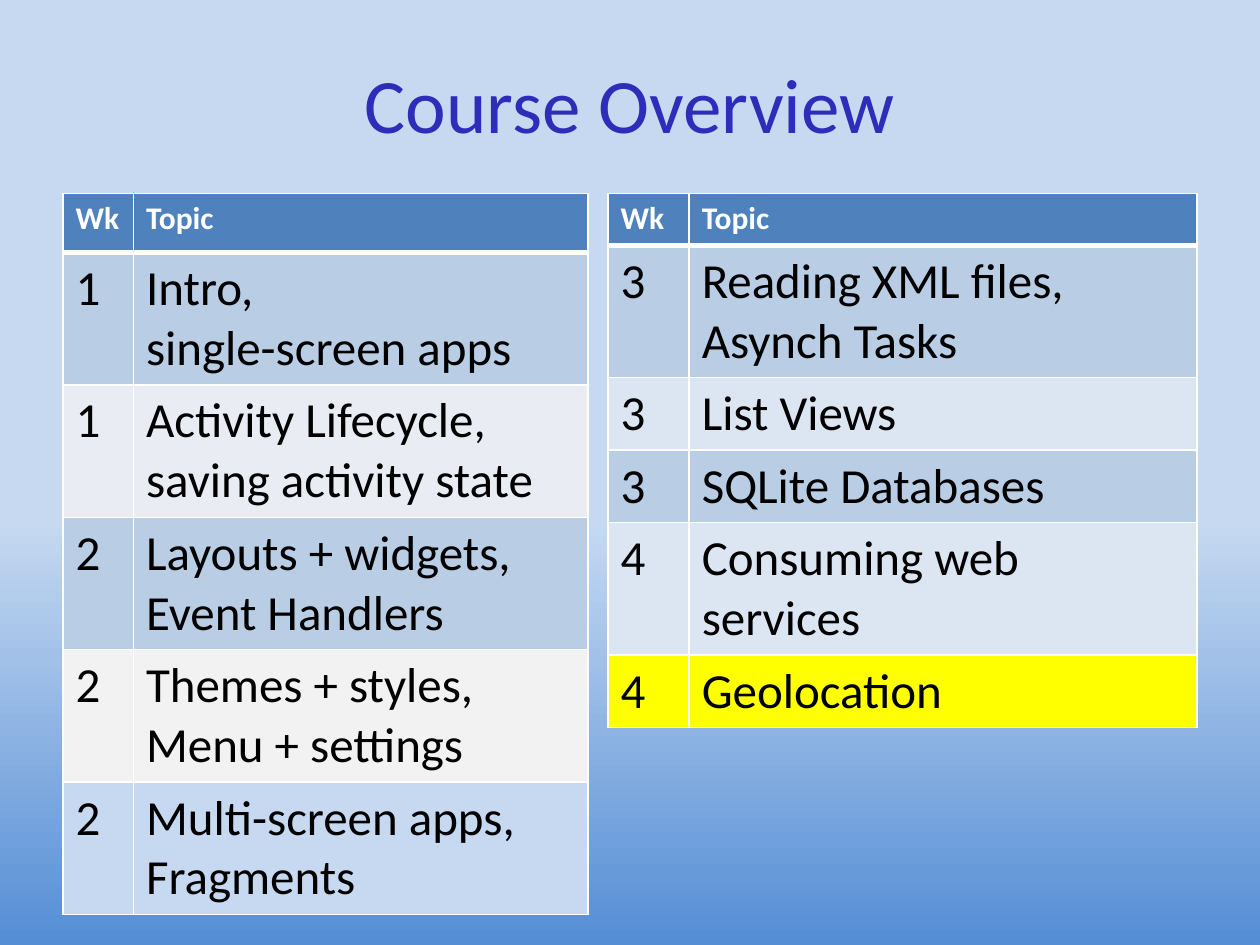
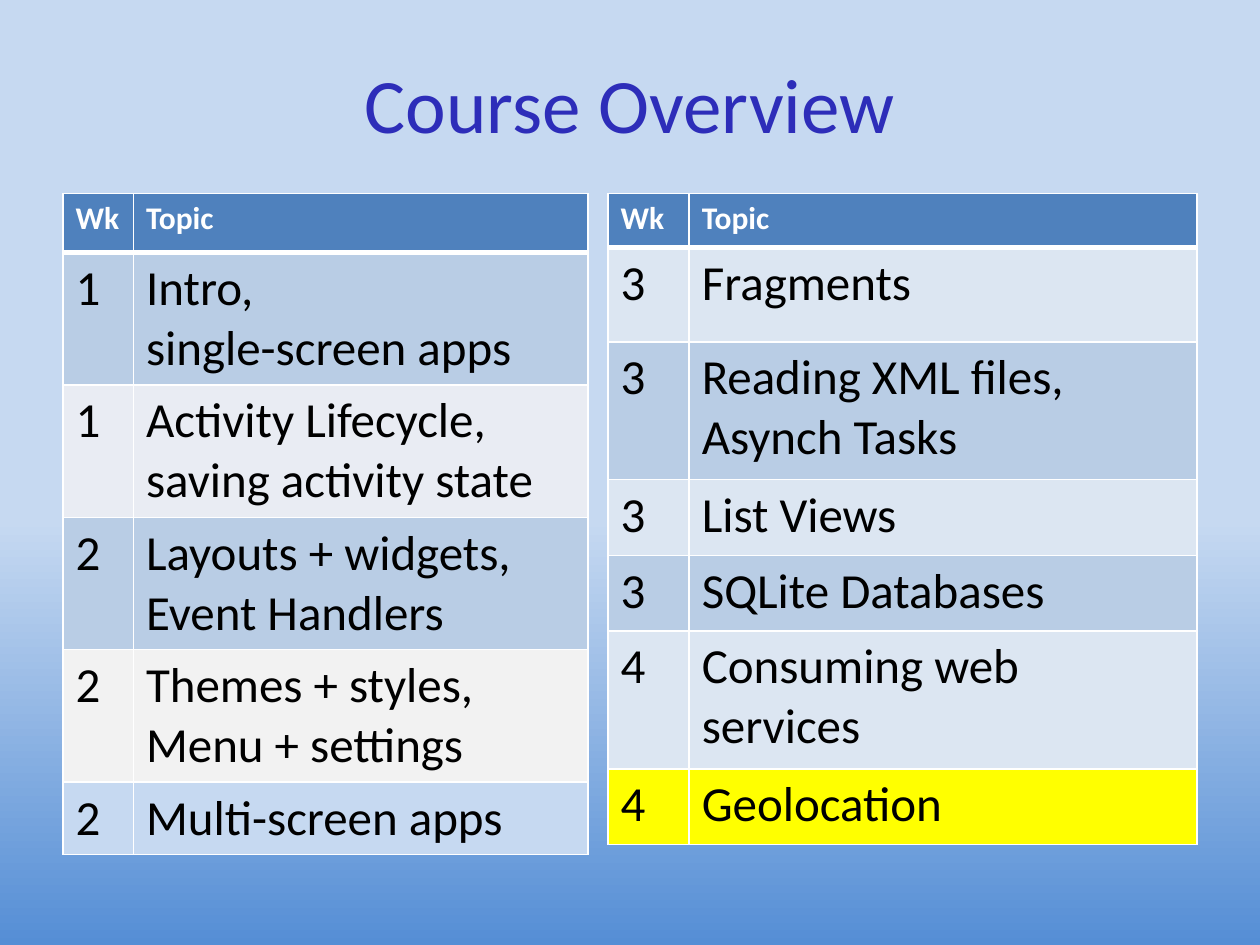
Before and after one commit to UO-CIS/CIS399Android-CourseMaterials, a slide deck: slide 2 of Notes and Slides/CIS399Wk4Day2-Geolocation.pptx. Drawn at 1260x945 pixels with LibreOffice and Linux fonts; fonts in the diff are those of the drawing. Boxes give left, top, right and bottom in pixels: in the first picture for what was removed or moved away, otherwise in the second. Text is boxed around its words. In the diff, an @@ line names an element or a change of style, - is before the commit and + after.

```diff
--- a/Notes and Slides/CIS399Wk4Day2-Geolocation.pptx
+++ b/Notes and Slides/CIS399Wk4Day2-Geolocation.pptx
@@ table at bbox=[63, 194, 588, 847] @@
-row 6, column 2: Multi-screen apps, Fragments
+row 6, column 2: Multi-screen apps
@@ table at bbox=[609, 194, 1197, 845] @@
+row 2: 3 | Fragments
```
Also in this commit, not shown: 2 other slides changed, 12 other files.
